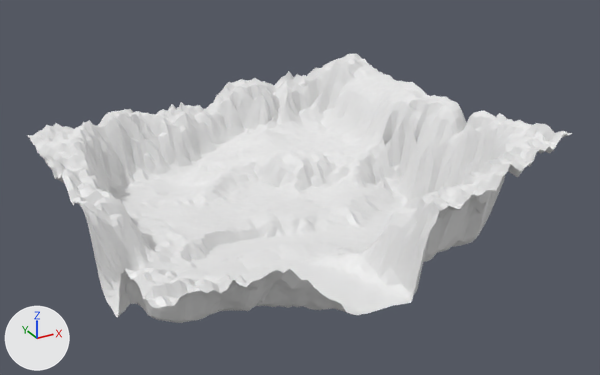
What one commit did to the FBX model 3D/Map/Terrain.fbx.
Before and after are seen from a 50 mm camera at (-8.77, -17.22, 9.11) aimed at (0.4, -0.54, 0.77). Arrows for +X, +Y and +Z are at lower left; the lights stay in place. Where no turn or scale is listed for an object, it has been applied to the vertices.
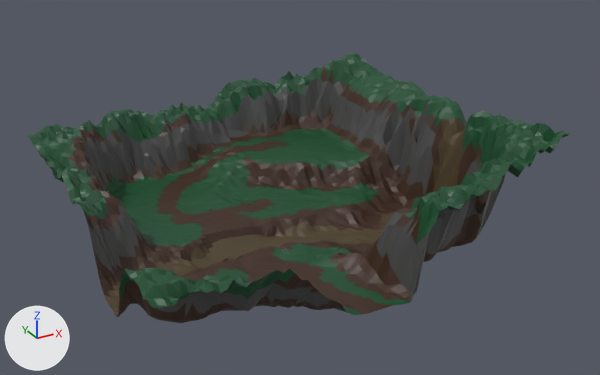
Changed parts and their boxes [x1, y1, x2, y2] in the pictures (600 x 375 px):
part 1 of me_plane, recoloured (white to brown): [68, 68, 504, 323] in both
part 2 of me_plane, recoloured (white to green): [27, 54, 572, 315] in both
part 3 of me_plane, recoloured (white to brown): [104, 117, 467, 312] in both
part 4 of me_plane, recoloured: [80, 81, 504, 318] in both

The change, as a diff of the scene's bpy script:
```diff
--- a/3D/Map/Terrain.fbx.py
+++ b/3D/Map/Terrain.fbx.py
@@ mat_herbe @@
+mat_herbe = principled_material('Herbe')
+mat_herbe.base_color = (0.00611, 0.0732, 0.0245)  # dark green #124c2b
@@ mat_soleau @@
+mat_soleau = principled_material('SolEau')
+mat_soleau.base_color = (0.0766, 0.0523, 0.0222)  # brown #4e4129
@@ mat_sol @@
+mat_sol = principled_material('Sol')
+mat_sol.base_color = (0.047, 0.0192, 0.00921)  # brown #3d2618
@@ mat_roche @@
+mat_roche = principled_material('Roche')
+mat_roche.base_color = (0.0732, 0.0732, 0.0732)  # dark grey #4c4c4c
@@ me_plane @@
 me_plane.from_pydata(...)  # 6084 vertices, 11858 faces; spans x -5.0..5.0, y -5.24..5.0, z -0.44..2.8
 # used by ob_plane; location = (0.0, 0.0, 0.0)
+# me_plane part 1: 3716 of the faces centred in x -4.96..4.96, y -5.02..4.44, z -0.42..2.33 switch from no material to mat_sol (brown #3d2618)
+# me_plane part 2: 5978 of the faces centred in x -4.96..4.96, y -5.19..4.96, z -0.29..2.75 switch from no material to mat_herbe (dark green #124c2b)
+# me_plane part 3: 1255 of the faces centred in x -4.96..4.91, y -3.27..-0.5, z -0.43..2.02 switch from no material to mat_soleau (brown #4e4129)
+# me_plane part 4: 909 of the faces centred in x -4.96..4.31, y -5.19..4.44, z 0.09..1.89 switch from no material to mat_roche (dark grey #4c4c4c)
```
